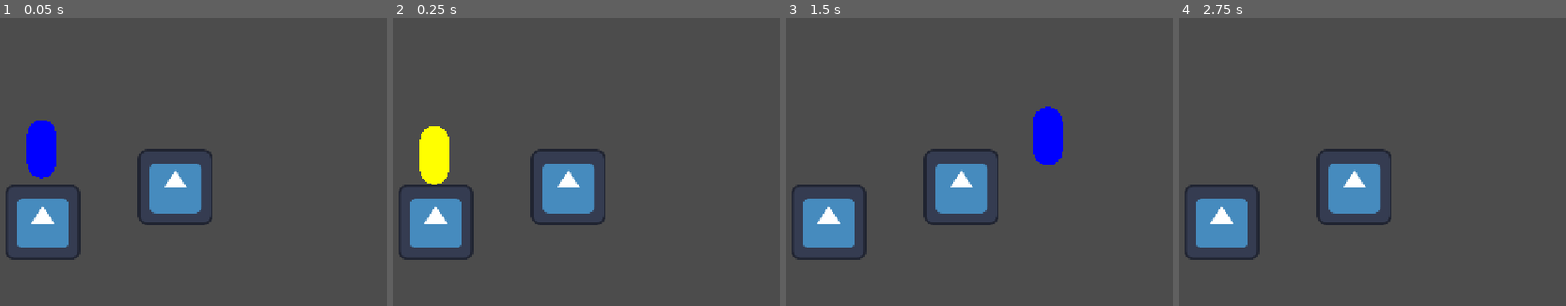
Above: before the commit, frames 1-4 (left to right).
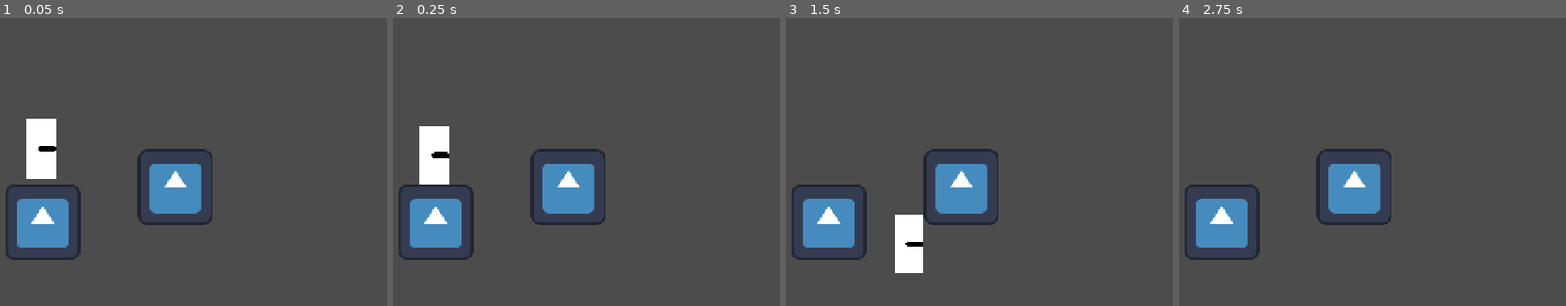
Above: after the commit, the same moments.

Repository: srNando0/Game-Jam-JGS
Game: Godot game, scene res://test_physics/test_physics.tscn
Same seed, same stepped clock (60 frames per second), same inputs: the game is played once before the commit and once after it. The project has no main scene, so this scene is started directly. The engine's default icon, where the game draws it, is replaced by a stand-in: a white triangle on a blue panel in a dark square.
Inputs:
- Up to frame 1 (0.05 s): no input
- Up to frame 2 (0.25 s): no input
- Up to frame 3 (1.5 s): tap Enter at 0.5 s; hold S (jump) 0.53-1.28 s; hold Right (right) from 0.53 s (still down); tap D (dash) at 0.6 s; tap S (jump) at 1.35 s
- Up to frame 4 (2.75 s): tap S (jump) at 1.52, 1.82 s; tap D (dash) at 1.55, 2.1 s; release Right (right) at 2.03 s; hold Left (left) from 2.03 s (still down); hold S (jump) from 2.03 s (still down)

The runs differ from the first frame. In frame 1, 1.6% of the frame differs, in the area x 6-15%, y 34-56%; in frame 2, 1.6%; in frame 3, 2.9%, in the area x 28-72%, y 30-89%; in frame 4, nothing differs.

Commit message:
fix dash, name collision layers

Diff:
--- a/player/player.gd
+++ b/player/player.gd
@@ -1,69 +1,105 @@
 extends CharacterBody2D
 
-@export var speed: float = 400.0
+enum MoveMode {
+	Platform,
+	Dash,
+}
+
+@export_group("Platform mode")
+@export var walk_speed: float = 400.0
 @export var gravity: float = 2000.0
 @export var jump_height: float = 160.0
 @export var max_fall_speed: float = 800.0
-@export var dash_length: float = 400.0
-@export var dash_time: float = 1.0/3.0
-@export var dash_time_window: float = 1.0/12.0
-
+
+@export_group("Dash mode")
+@export var dash_length: float = 200.0
+@export var dash_time_window: float = 0.075
+
+var move_mode: MoveMode = MoveMode.Platform
+var rng: RandomNumberGenerator = RandomNumberGenerator.new()
+
+# Platform mode
 var motion: Vector2 = Vector2.ZERO
-var jump_pass: bool = true
-var prev_on_floor: bool = is_on_floor()
-
-var rng: RandomNumberGenerator = RandomNumberGenerator.new()
+var jump_action: bool = false
+var previously_on_floor: bool = is_on_floor()
+
+# Dash mode
+var dash_direction: Vector2:
+	set(value):
+		if not value.is_zero_approx():
+			dash_direction = value.normalized()
+var dash_pass: bool = true
+var dash_previous_time: float = 0.0
 
 
 static func rot_right(v: Vector2) -> Vector2:
 	return Vector2(-v.y, v.x)
 
 
+func _ready() -> void:
+	# Define initial dash_direction
+	var image: Node2D = $Images
+	dash_direction = (
+			Vector2.LEFT if image.scale.x < 0.0
+			else Vector2.RIGHT
+	)
+
+
 func _physics_process(delta: float) -> void:
-	move_platform_mode(delta)
-
-	var line: Line2D = $Line2D
+	define_jump_action()
+	define_dash_direction()
+
+	# Move
+	if move_mode == MoveMode.Platform:
+		move_platform_mode(delta)
+	elif move_mode == MoveMode.Dash:
+		move_dash_mode(delta)
+
+	# Image
+	define_image_direction()
+
+
+#========
+# Platform Mode
+#========
+func move_platform_mode(delta: float) -> void:
+	# Horizontal motion
+	motion.x = walk_speed * Input.get_axis("left", "right")
+
+	# Jump
 	if is_on_floor():
-		line.default_color = Color(1.0, 1.0, 0.0)
-	else:
-		line.default_color = Color(0.0, 0.0, 1.0)
-
-
-func move_platform_mode(delta: float) -> void:
-	# Before motion
-	play_floor()
-
-	# Motion on floor
-	motion.x = speed * Input.get_axis("left", "right")
-
-	# Jump
-	if Input.is_action_pressed("jump") and is_on_floor() and jump_pass:
-		start_jump(jump_height)
-		var sound_effect: SoundEffect2D = $Audios/Jump
-		sound_effect.play_random(rng, 0.1)
-	# Cancel jump
-	if Input.is_action_just_released("jump"):
-		stop_jump()
+		dash_pass = true
+
+		if jump_action:
+			start_jump(jump_height)
+			var sfx: SoundEffect2D = $Audios/JumpSFX
+			sfx.play_random(rng, 0.1)
 
 	# Move
 	compute_velocity_on_fall(delta)
 	move_and_slide()
 
-
-func move_dash_mode(delta: float) -> void:
-	pass
+	play_floor_sfx()
+
+	# Dash
+	var dash_cooldown_timer: Timer = $Timers/DashCooldownTimer
+	if (
+			Input.is_action_just_pressed("dash")
+			and dash_cooldown_timer.is_stopped()
+			and dash_pass
+	):
+		dash_start()
 
 
 func start_jump(height: float) -> void:
 	# v^2 = v_0^2 + 2aDs
 	motion.y = sqrt(2.0 * gravity * height)
-	jump_pass = false
+	jump_action = false
 
 
 func stop_jump() -> void:
 	if not is_on_floor() and motion.y > 0.0:
 		motion.y = 0.0
-	jump_pass = true
 
 
 func compute_velocity_on_fall(delta: float) -> void:
@@ -90,9 +126,99 @@
 	velocity = displacement/delta
 
 
-func play_floor() -> void:
-	if is_on_floor() and not prev_on_floor:
-		var sound_effect: SoundEffect2D = $Audios/Fall
-		sound_effect.volume_linear = -motion.y/2000.0
-		sound_effect.play_random(rng, 0.1)
-	prev_on_floor = is_on_floor()
+func define_jump_action() -> void:
+	if Input.is_action_just_pressed("jump"):
+		jump_action = true
+	if Input.is_action_just_released("jump"):
+		jump_action = false
+		# Cancel jump
+		if move_mode == MoveMode.Platform:
+			stop_jump()
+
+
+#========
+# Dash Mode
+#========
+func move_dash_mode(delta: float) -> void:
+	var dash_timer: Timer = $Timers/DashTimer
+
+	# Dash chain
+	if Input.is_action_just_pressed("dash"):
+		if dash_timer.time_left <= dash_time_window and dash_pass:
+			dash_start()
+		else:
+			dash_pass = false
+	if Input.is_action_just_released("dash"):
+		dash_stop()
+
+	# Move
+	compute_velocity_on_dash(delta)
+	move_and_slide()
+
+
+func dash_start() -> void:
+	move_mode = MoveMode.Dash
+	motion = dash_direction
+
+	var dash_timer: Timer = $Timers/DashTimer
+	var dash_cooldown_timer: Timer = $Timers/DashCooldownTimer
+	dash_timer.start()
+	dash_cooldown_timer.start()
+
+	var sfx: SoundEffect2D = $Audios/DashSFX
+	sfx.play_random(rng, 0.1)
+
+
+func dash_stop() -> void:
+	motion = Vector2.ZERO
+
+
+func compute_velocity_on_dash(delta: float) -> void:
+	var dash_timer: Timer = $Timers/DashTimer
+
+	var t_0: float = dash_timer.wait_time - dash_timer.time_left
+	var t: float = t_0 + delta
+	var s_0: float = dash_length * dash_function(t_0 / dash_timer.wait_time)
+	var s: float = dash_length * dash_function(t / dash_timer.wait_time)
+	var v: float = (s - s_0)/delta
+
+	velocity = v * motion
+
+
+func _on_dash_timer_timeout() -> void:
+	dash_pass = false
+	move_mode = MoveMode.Platform
+	motion = Vector2.ZERO
+
+
+func define_dash_direction() -> void:
+	dash_direction = Input.get_vector("left", "right", "up", "down", 0.2)
+
+
+func dash_function(x: float, order: float = 3.0) -> float:
+	var f: float = 1.0 - pow(1.0 - x, order)
+	return clamp(f, 0.0, 1.0)
+
+
+
+#========
+# Image
+#========
+func define_image_direction() -> void:
+	var image: Node2D = $Images
+
+	if motion.x > 0.0:
+		image.scale.x = 1.0
+	if motion.x < 0.0:
+		image.scale.x = -1.0
+
+
+#========
+# Sound
+#========
+func play_floor_sfx() -> void:
+	if is_on_floor() and not previously_on_floor:
+		var sfx: SoundEffect2D = $Audios/FallSFX
+		sfx.volume_linear = -motion.y/1000.0
+		sfx.play_random(rng, 0.1)
+	previously_on_floor = is_on_floor()
--- a/player/player.tscn
+++ b/player/player.tscn
@@ -1,37 +1,64 @@
-[gd_scene load_steps=6 format=3 uid="uid://uxgl1mx5i6rh"]
+[gd_scene load_steps=7 format=3 uid="uid://uxgl1mx5i6rh"]
 
 [ext_resource type="Script" uid="uid://bb6mcnnjhg84a" path="res://player/player.gd" id="1_oul6g"]
 [ext_resource type="AudioStream" uid="uid://tbhdcj37tnke" path="res://player/res/jump.wav" id="2_rkbax"]
 [ext_resource type="AudioStream" uid="uid://b45tf1x0uilv8" path="res://player/res/fall.wav" id="3_g1dw6"]
 [ext_resource type="Script" uid="uid://bq0p7umiddbb4" path="res://system/sound_effect_2d.gd" id="3_yw30f"]
+[ext_resource type="AudioStream" uid="uid://bb0y5j24s222q" path="res://player/res/dash.wav" id="5_qjkh3"]
 
-[sub_resource type="CapsuleShape2D" id="CapsuleShape2D_kqu6x"]
-radius = 25.0
-height = 100.0
+[sub_resource type="RectangleShape2D" id="RectangleShape2D_yw30f"]
+size = Vector2(50, 100)
 
 [node name="Player" type="CharacterBody2D"]
-slide_on_ceiling = false
 floor_constant_speed = true
 script = ExtResource("1_oul6g")
 
 [node name="CollisionShape2D" type="CollisionShape2D" parent="."]
-shape = SubResource("CapsuleShape2D_kqu6x")
+shape = SubResource("RectangleShape2D_yw30f")
 
-[node name="Line2D" type="Line2D" parent="."]
+[node name="Images" type="Node2D" parent="."]
+
+[node name="Line2D" type="Line2D" parent="Images"]
 points = PackedVector2Array(0, -25, 0, 25)
 width = 50.0
+begin_cap_mode = 1
+end_cap_mode = 1
+
+[node name="Line2D2" type="Line2D" parent="Images"]
+points = PackedVector2Array(0, 0, 20, 0)
+default_color = Color(0, 0, 0, 1)
 begin_cap_mode = 2
 end_cap_mode = 2
 
 [node name="Audios" type="Node2D" parent="."]
 
-[node name="Jump" type="AudioStreamPlayer2D" parent="Audios"]
+[node name="JumpSFX" type="AudioStreamPlayer2D" parent="Audios"]
 stream = ExtResource("2_rkbax")
-volume_db = -12.0
+volume_db = -9.0
 script = ExtResource("3_yw30f")
 metadata/_custom_type_script = "uid://bq0p7umiddbb4"
 
-[node name="Fall" type="AudioStreamPlayer2D" parent="Audios"]
+[node name="FallSFX" type="AudioStreamPlayer2D" parent="Audios"]
 stream = ExtResource("3_g1dw6")
 script = ExtResource("3_yw30f")
 metadata/_custom_type_script = "uid://bq0p7umiddbb4"
+
+[node name="DashSFX" type="AudioStreamPlayer2D" parent="Audios"]
+stream = ExtResource("5_qjkh3")
+script = ExtResource("3_yw30f")
+metadata/_custom_type_script = "uid://bq0p7umiddbb4"
+
+[node name="Timers" type="Node" parent="."]
+
+[node name="DashTimer" type="Timer" parent="Timers"]
+process_callback = 0
+wait_time = 0.375
+one_shot = true
+
+[node name="DashCooldownTimer" type="Timer" parent="Timers"]
+process_callback = 0
+one_shot = true
+
+[node name="Area2D" type="Area2D" parent="."]
+
+[connection signal="timeout" from="Timers/DashTimer" to="." method="_on_dash_timer_timeout"]
--- a/project.godot
+++ b/project.godot
@@ -18,7 +18,7 @@
 
 gdscript/warnings/incompatible_ternary=2
 gdscript/warnings/untyped_declaration=2
-gdscript/warnings/inferred_declaration=2
+gdscript/warnings/inferred_declaration=1
 gdscript/warnings/unsafe_property_access=2
 gdscript/warnings/unsafe_method_access=2
 gdscript/warnings/unsafe_cast=2
@@ -35,10 +35,22 @@
 
 [input]
 
+up={
+"deadzone": 0.2,
+"events": [Object(InputEventJoypadButton,"resource_local_to_scene":false,"resource_name":"","device":-1,"button_index":11,"pressure":0.0,"pressed":false,"script":null)
+, Object(InputEventKey,"resource_local_to_scene":false,"resource_name":"","device":0,"window_id":0,"alt_pressed":false,"shift_pressed":false,"ctrl_pressed":false,"meta_pressed":false,"pressed":false,"keycode":0,"physical_keycode":4194320,"key_label":0,"unicode":0,"location":0,"echo":false,"script":null)
+]
+}
 left={
 "deadzone": 0.2,
 "events": [Object(InputEventJoypadButton,"resource_local_to_scene":false,"resource_name":"","device":-1,"button_index":13,"pressure":0.0,"pressed":false,"script":null)
 , Object(InputEventKey,"resource_local_to_scene":false,"resource_name":"","device":0,"window_id":0,"alt_pressed":false, …(185 unchanged characters)…
+]
+}
+down={
+"deadzone": 0.2,
+"events": [Object(InputEventJoypadButton,"resource_local_to_scene":false,"resource_name":"","device":-1,"button_index":12,"pressure":0.0,"pressed":false,"script":null)
+, Object(InputEventKey,"resource_local_to_scene":false,"resource_name":"","device":0,"window_id":0,"alt_pressed":false,"shift_pressed":false,"ctrl_pressed":false,"meta_pressed":false,"pressed":false,"keycode":0,"physical_keycode":4194322,"key_label":0,"unicode":0,"location":0,"echo":false,"script":null)
 ]
 }
 right={
@@ -67,6 +79,12 @@
 ]
 }
 
+[layer_names]
+
+2d_physics/layer_1="platform"
+2d_physics/layer_2="player hitbox"
+2d_physics/layer_3="player hurtbox"
+
 [physics]
 
 common/physics_jitter_fix=0.0
